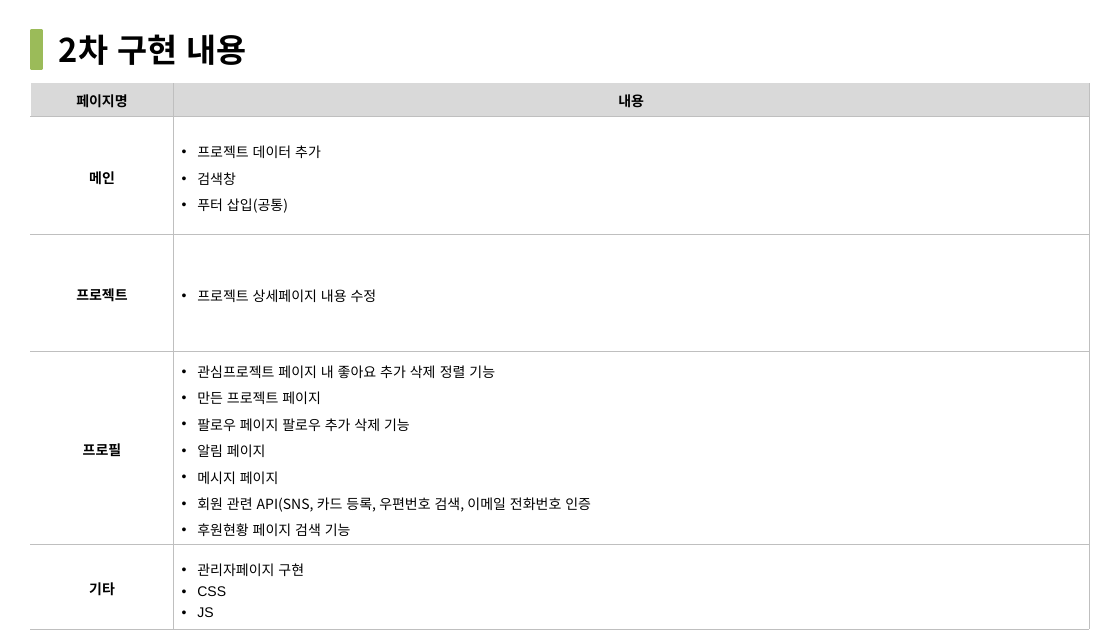
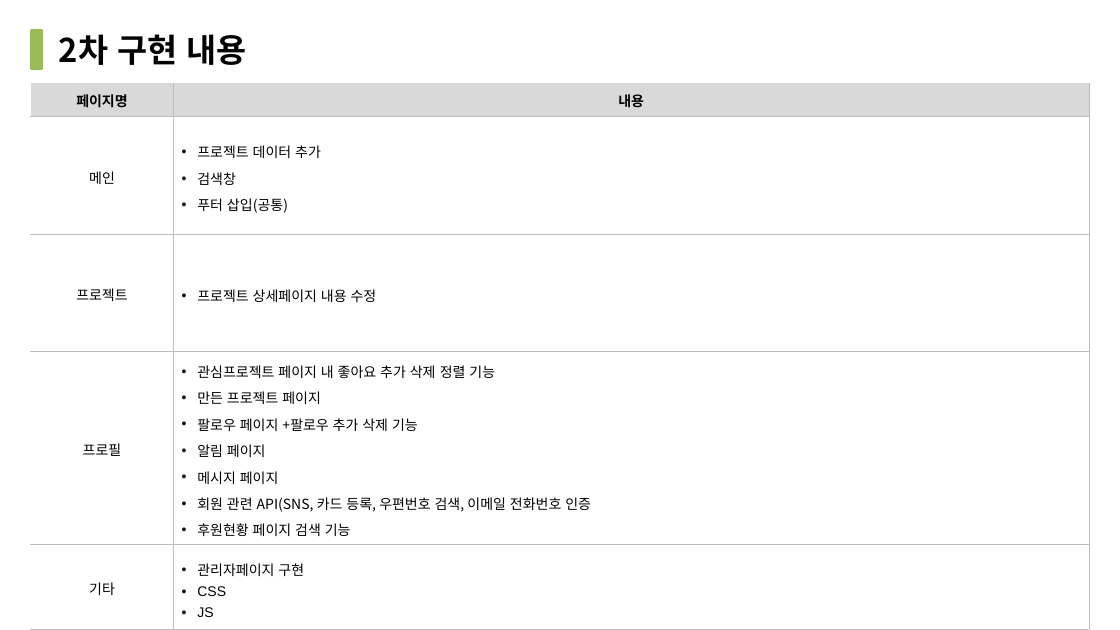
Before and after one commit to hajeongryu/kosta-project, a slide deck: slide 4 of github/Rholling Ideas 발표 자료_211230.pptx. Drawn at 1120x630 pixels with LibreOffice and Linux fonts; fonts in the diff are those of the drawing. Boxes give left, top, right and bottom in pixels: in the first picture for what was removed or moved away, otherwise in the second. Text is boxed around its words. In the diff, an @@ line names an element or a change of style, - is before the commit and + after.

```diff
--- a/github/Rholling Ideas 발표 자료_211230.pptx
+++ b/github/Rholling Ideas 발표 자료_211230.pptx
@@ table at box(31, 83, 1090, 621) @@
-row 4, column 2: 관심프로젝트 페이지 내 좋아요 추가 삭제 정렬 기능 / 만든 프로젝트 페이지 / 팔로우 페이지 팔로우 추가 삭제 기능 / 알림 페이지 / 메시지 페이지 / 회원 관련 API(SNS, 카드 등록, 우편번호 검색, 이메일 전화번호 인증 / 후원현황 페이지 검색 기능
+row 4, column 2: 관심프로젝트 페이지 내 좋아요 추가 삭제 정렬 기능 / 만든 프로젝트 페이지 / 팔로우 페이지 +팔로우 추가 삭제 기능 / 알림 페이지 / 메시지 페이지 / 회원 관련 API(SNS, 카드 등록, 우편번호 검색, 이메일 전화번호 인증 / 후원현황 페이지 검색 기능
@@ bold off in "메인", "프로젝트", "프로필", "기타" @@
```
Also in this commit, not shown: 2 other slides changed.
